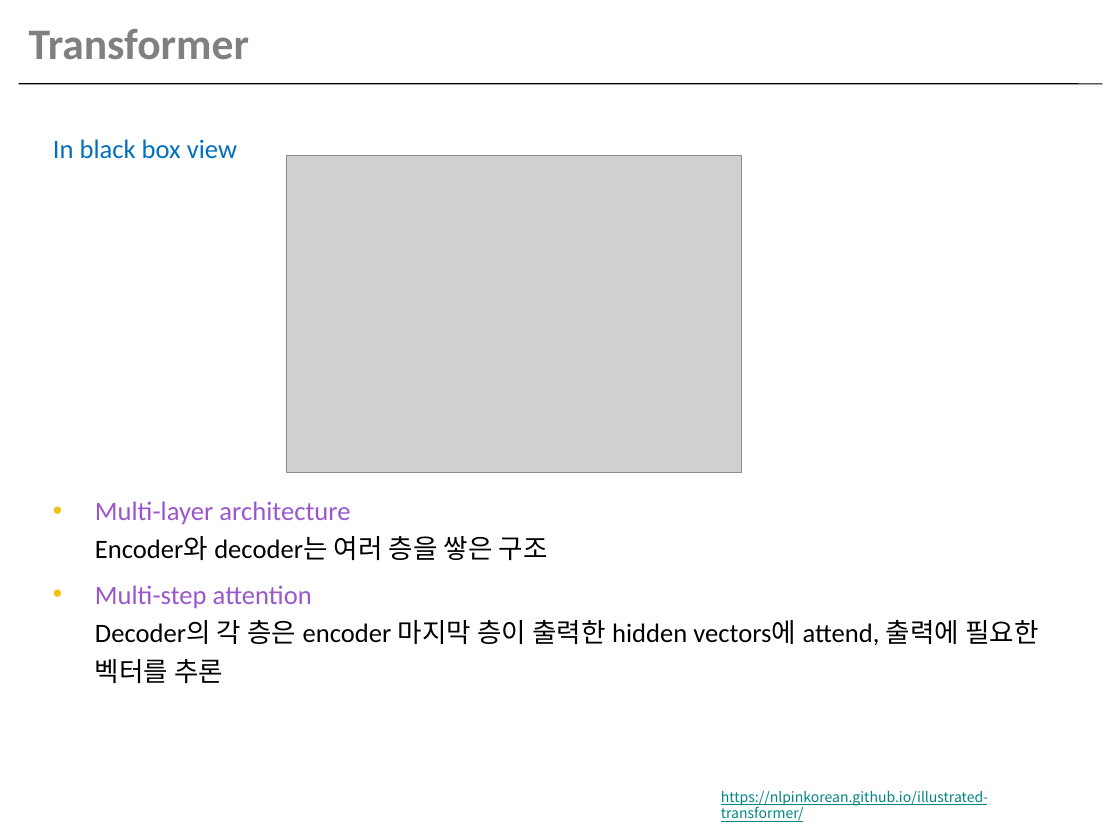
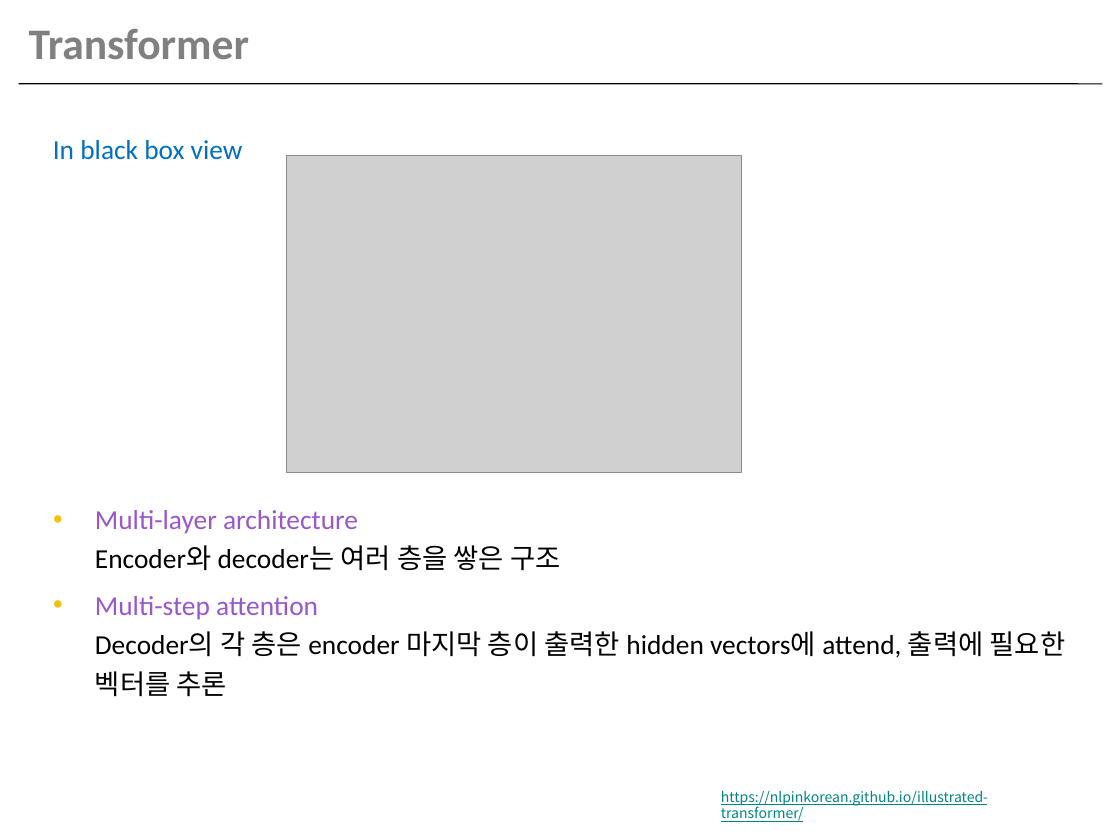
Before and after one commit to haithienld/deep-learning-snu, a slide deck: slide 21 of Assignment3.pptx. Drawn at 1120x840 pixels with LibreOffice and Linux fonts; fonts in the diff are those of the drawing; grey boxes stand for pictures. Boxes give left, top, right and bottom in pixels: in the first picture for what was removed or moved away, otherwise in the second. Text is boxed around its words. In the diff, an @@ line names an element or a change of style, - is before the commit and + after.

```diff
--- a/Assignment3.pptx
+++ b/Assignment3.pptx
@@ text "In black box view" at [53, 140, 1066, 697]: size 17.2 to 17.6 pt @@
```
Also in this commit, not shown: 4 other slides changed, 5 other files.
